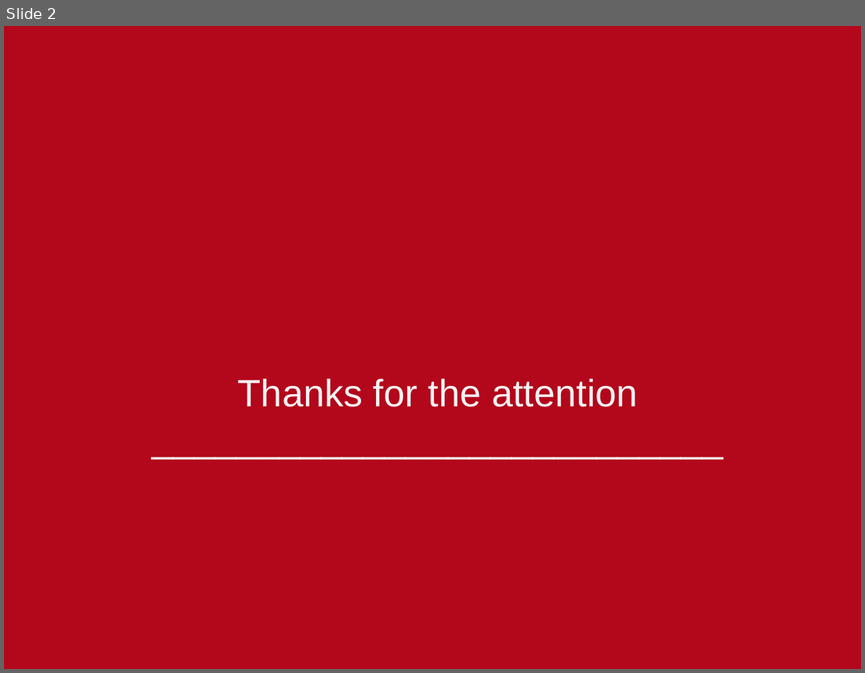
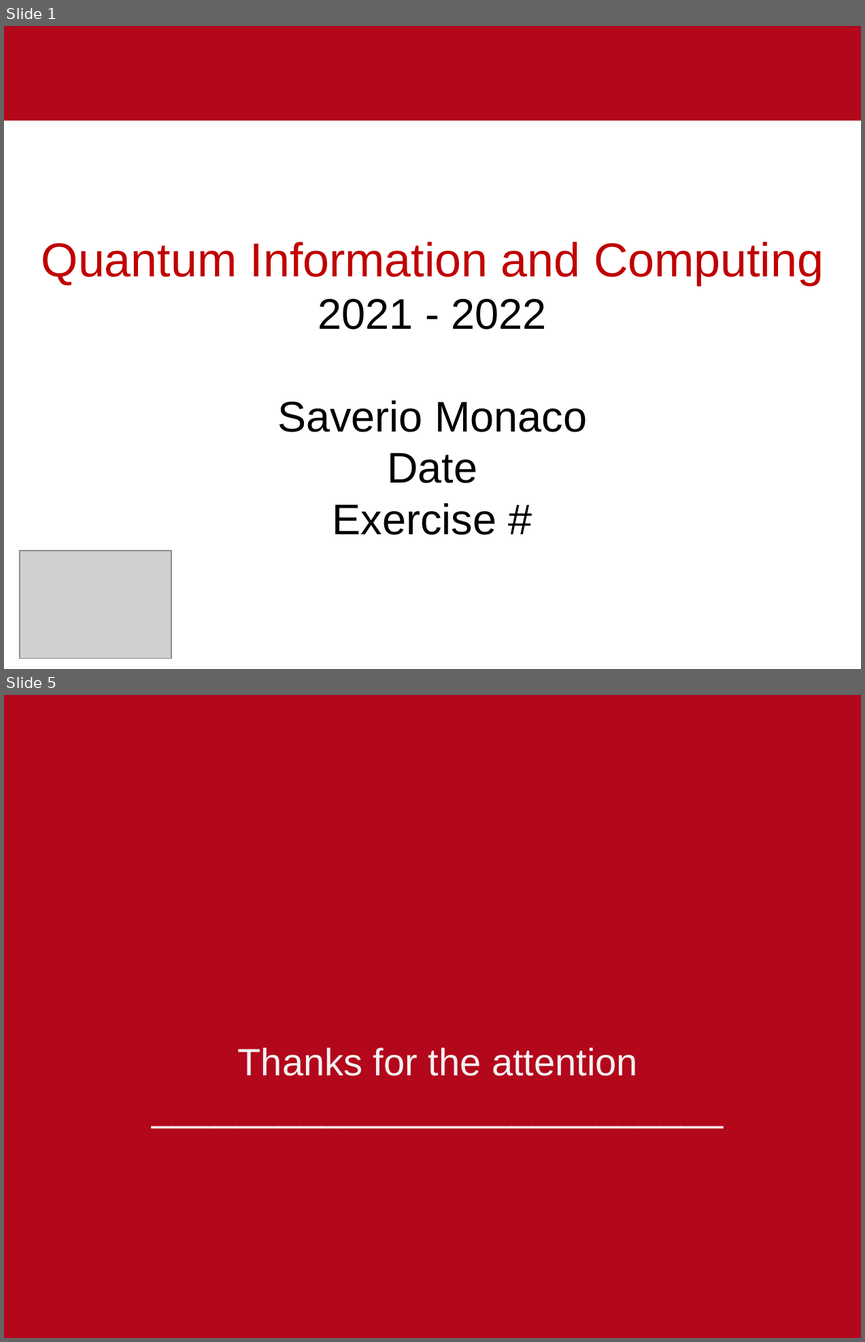
Before and after one commit to SaverioMonaco/QuantumComputingUniPD, a slide deck: ppt_template.pptx. Shown one above the other, each under a label of ours: slide 2 before the commit, slides 1 and 5 after it; the slides between them are not shown. The pictures are 865x673 and 865x1342 pixels, drawn with LibreOffice and Linux fonts; fonts in the diff are those of the drawing; grey boxes stand for pictures; background and template pictures are left out. Boxes give left, top, right and bottom in pixels: in the first picture for what was removed or moved away, otherwise in the second. Text is boxed around its words. In the diff, an @@ line names an element or a change of style, - is before the commit and + after.

```diff
--- a/ppt_template.pptx
+++ b/ppt_template.pptx
@@ slide 1 added at (4, 26, 861, 669), background #FFFFFF @@
@@ rectangle added at (4, 26, 861, 121), fill #B3071B @@
@@ text added at (41, 242, 823, 535), 36 pt, text #000000 @@
+Quantum Information and Computing
+2021 - 2022
+Saverio Monaco
+Date
+Exercise #
@@ picture added at (20, 550, 171, 658) @@
@@ what was slide 2 is now slide 5 @@
```
Also in this commit, not shown: 3 other slides added, 1 slide removed, 1 other file.
